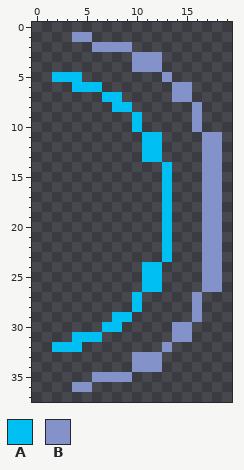
Edited in one commit: pixel-art sprite (sprites/s_blast/layers/1fa8ed4e-9b26-45da-b248-3f8a2fad7e15/3bade4b6-28dd-4edf-9f1b-0c3796d05563.png). The first picture shows the starting point.
The file is 20x38 pixels.
Palette (. is transparent): A #00bff3  B #8393ca
The result:
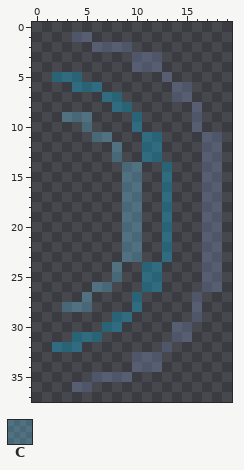
Colours new in this view: C #6dd0f74b
What changed:
colour A: #00bff3 -> #00bff34b
colour B: #8393ca -> #8393ca4b
Changed rows in their new state; - is a pixel that keeps its letter.
first column x 3:
 9 CCC-----
10 --C-----
11 ---CC---
12 -----C--
13 -----C--
14 ------CC
15 ------CC
16 ------CC
17 ------CC
18 ------CC
19 ------CC
20 ------CC
21 ------CC
22 ------CC
23 ------CC
24 -----C--
25 -----C--
26 ---CC---
27 --C-----
28 CCC-----
Boxes around the changes in both pictures, in picture pixels (x1, y1, x2, y2):
changed: (52, 32, 222, 392)
